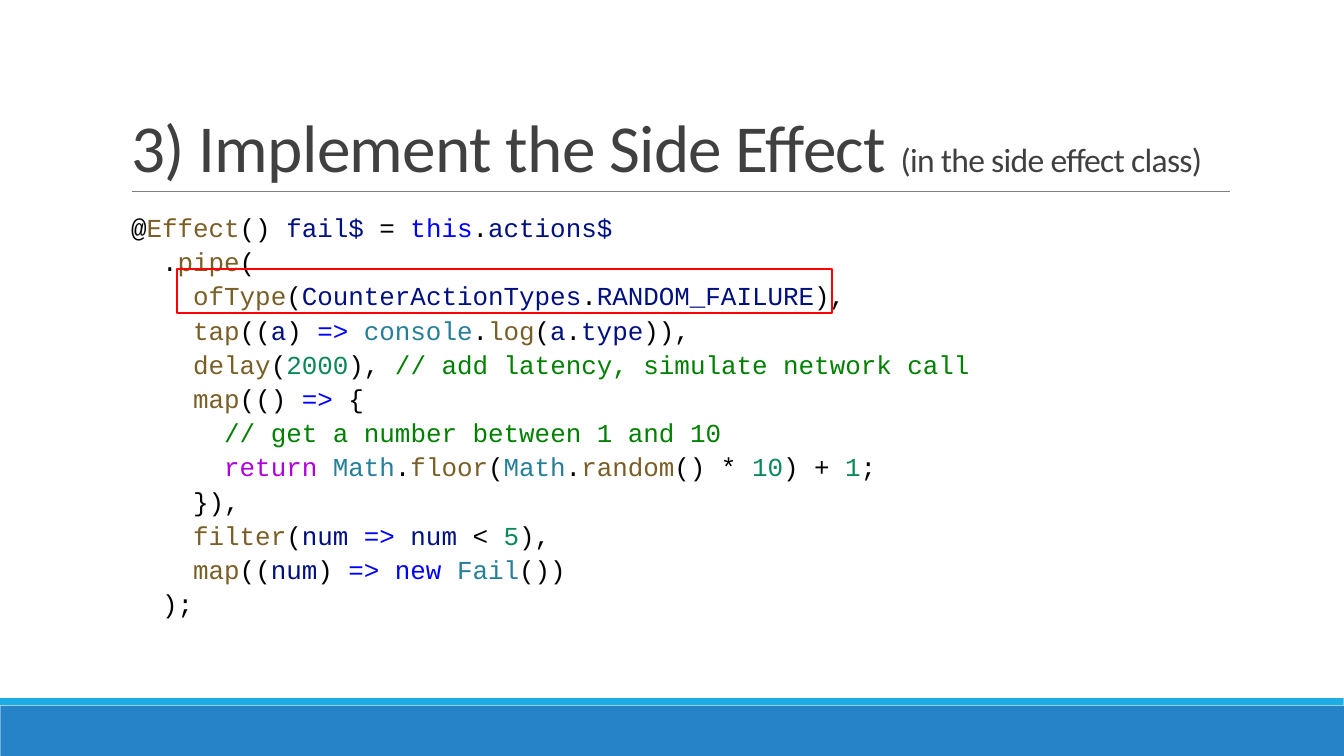
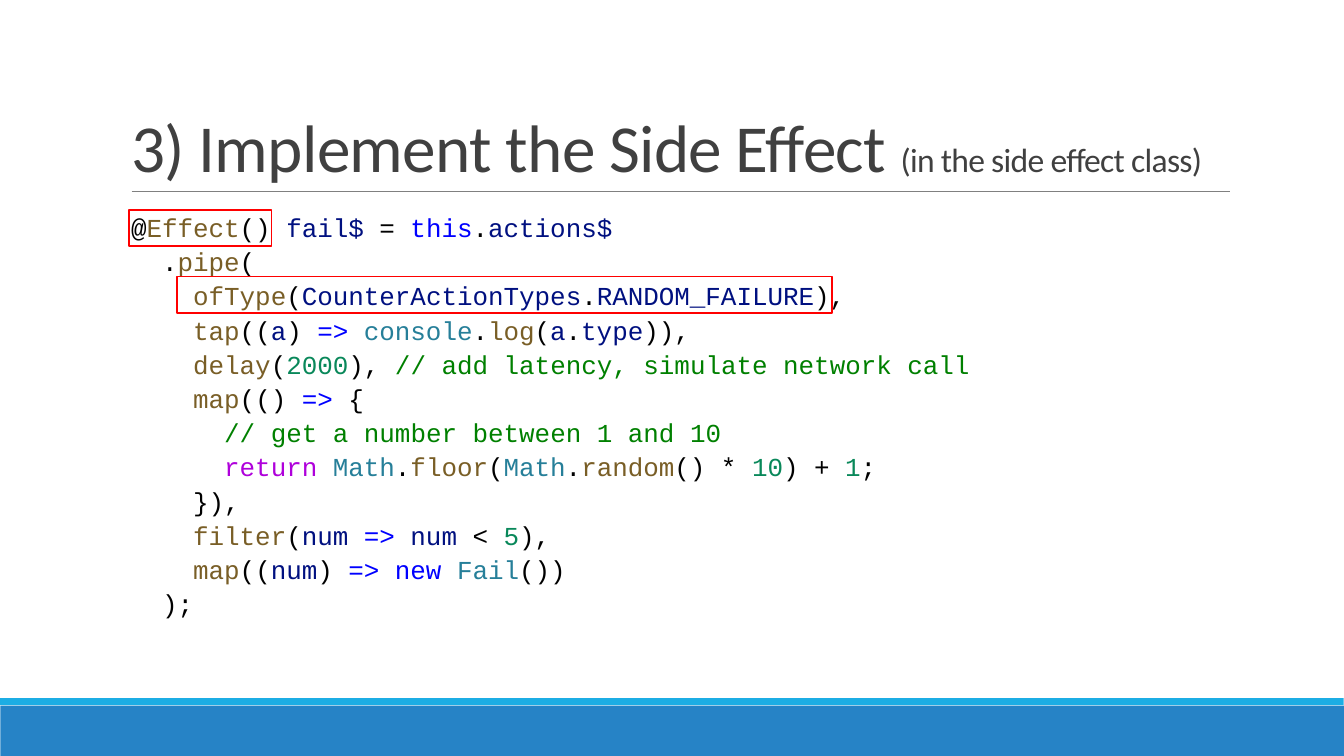
Before and after one commit to AGiorgetti/ngrx101, a slide deck: slide 26 of ReactiveProgramming_ngrx.pptx. Drawn at 1344x756 pixels with LibreOffice and Linux fonts; fonts in the diff are those of the drawing. Boxes give left, top, right and bottom in pixels: in the first picture for what was removed or moved away, otherwise in the second. Text is boxed around its words. In the diff, an @@ line names an element or a change of style, - is before the commit and + after.

```diff
--- a/ReactiveProgramming_ngrx.pptx
+++ b/ReactiveProgramming_ngrx.pptx
@@ rectangle added at box(129, 210, 272, 246), outline #FF0000 1.25 pt @@
@@ rectangle: place and size @@
-rectangle at box(177, 269, 833, 314)
+rectangle at box(177, 276, 833, 313)
```
Also in this commit, not shown: 13 other slides changed, 8 other files.
